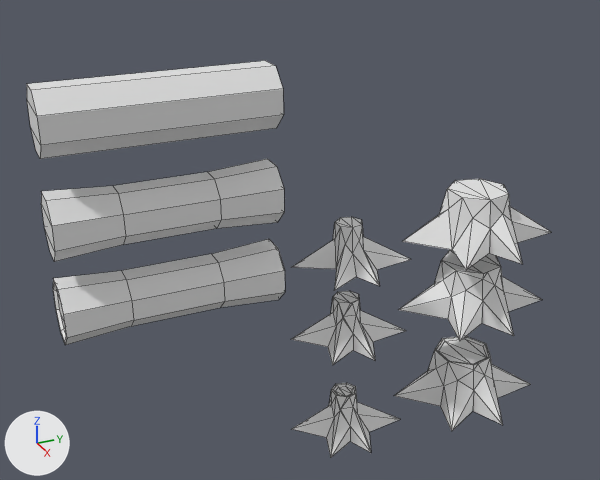
The Blender file Hololens2.0/Assets/Blend Files/stuff.blend, before and after one commit.
Before and after are seen from a 50 mm lens placed at (14.33, -12.0, 6.68), pointed at (3.03, -6.92, 1.03). Arrows for +X, +Y and +Z are at lower left; the lights stay in place. Mesh edges are drawn as thin lines. The same objects are shown in both versions, whatever each file hides.

The first picture shows 'Log', 'Stump', 'Stump.001', 'Stump.002', 'Stump.003', 'log_LOD_Low', 'log_LOD_Med', 'stump_LOD_Med', 'stump_small_LOD_Med.001'.
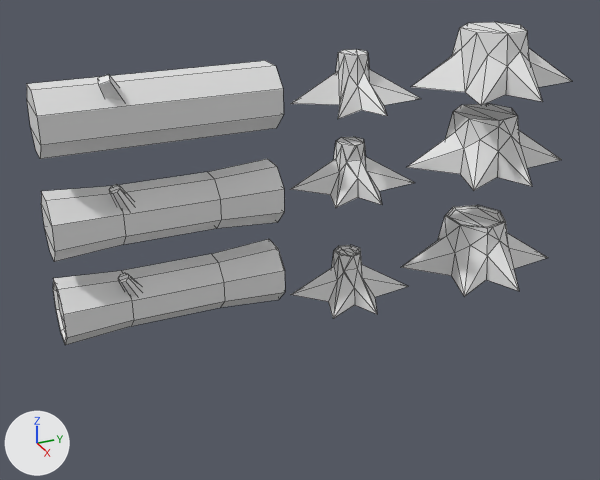
The edits, one by one:
me_cylinder_013 is used by ob_log; location (3.43, -9.21, 0.36).
me_cylinder_013 had 64 vertices, 62 faces and spanned x -0.45..0.45, y -1.65..1.65, z 0.0..0.9.
me_cylinder_013 now has 80 vertices, 73 faces and spans x -0.45..0.47, y -1.65..1.65, z 0.0..1.04.
me_cylinder_013 part 1: a new loose piece of 16 vertices spanning x 0.1..0.47, y -0.85..-0.45, z 0.54..1.04.
me_cylinder_014 is used by ob_log_lod_med; location (3.43, -9.21, 1.69).
me_cylinder_014 had 32 vertices, 30 faces and spanned x -0.45..0.45, y -1.65..1.65, z 0.0..0.9.
me_cylinder_014 now has 48 vertices, 41 faces and spans x -0.45..0.47, y -1.65..1.65, z 0.0..1.04.
me_cylinder_014 part 2: a new loose piece of 16 vertices spanning x 0.1..0.47, y -0.85..-0.45, z 0.54..1.04.
me_cylinder_015 has 16 vertices, 14 faces and spans x -0.45..0.45, y -1.65..1.65, z 0.0..0.9.
me_cylinder_015 is used by ob_log_lod_low; location (3.43, -9.21, 3.17).
Verts and faces of me_cylinder_015; kept vertices keep their numbers, new ones are numbered from 16.
Part 3, on me_cylinder_015:
New vertex 16 is at (0.17, -0.44, 0.68).
New vertex 17 is at (0.36, -0.71, 1.05), pixel (108, 74).
New vertex 18 is at (0.36, -0.48, 0.57).
New vertex 19 is at (0.48, -0.72, 0.99), pixel (109, 80).
New vertex 20 is at (0.24, -0.7, 0.56).
New vertex 21 is at (0.44, -0.86, 0.94), pixel (98, 84).
New vertex 22 is at (0.06, -0.67, 0.66).
New vertex 23 is at (0.32, -0.84, 1.0), pixel (97, 78).
New faces: (16, 17, 19, 18), (18, 19, 21, 20), (20, 21, 23, 22), (16, 22, 23, 17), (17, 23, 21, 19).
Object 'Stump' (ob_stump) moves from (3.43, -3.69, -0.56) to (3.43, -3.69, 2.19).
Object 'Stump.001' (ob_stump_001) moves from (3.43, -6.22, -0.56) to (3.43, -6.22, 2.19).
Object 'Stump.002' (ob_stump_002) moves from (3.43, -3.69, -2.43) to (3.43, -3.69, 0.31).
Object 'Stump.003' (ob_stump_003) moves from (3.43, -6.22, -2.43) to (3.43, -6.22, 0.31).
Object 'stump_LOD_Med' (ob_stump_lod_med) moves from (3.43, -3.69, 0.81) to (3.43, -3.69, 3.56).
Object 'stump_small_LOD_Med.001' (ob_stump_small_lod_med_001) moves from (3.43, -6.19, 0.81) to (3.43, -6.19, 3.56).

Where the change shows, as pixel boxes (x1, y1, x2, y2) in the pictures (600 x 480 px):
'stump_LOD_Med', moved
    before: (402, 179, 551, 270)
    after: (411, 22, 572, 106)
'Stump', moved
    before: (399, 250, 543, 341)
    after: (407, 103, 562, 190)
'Stump.002', moved
    before: (394, 336, 530, 431)
    after: (402, 205, 548, 296)
'stump_small_LOD_Med.001', moved
    before: (292, 217, 411, 291)
    after: (291, 49, 421, 119)
'Stump.001', moved
    before: (292, 291, 406, 365)
    after: (291, 137, 415, 208)
'Stump.003', moved
    before: (292, 383, 400, 457)
    after: (291, 245, 409, 319)
part 1 of me_cylinder_013, added
    after: (118, 273, 142, 297)
part 2 of me_cylinder_014, added
    after: (109, 184, 135, 211)
part 3 of me_cylinder_015, added
    after: (98, 74, 124, 101)
